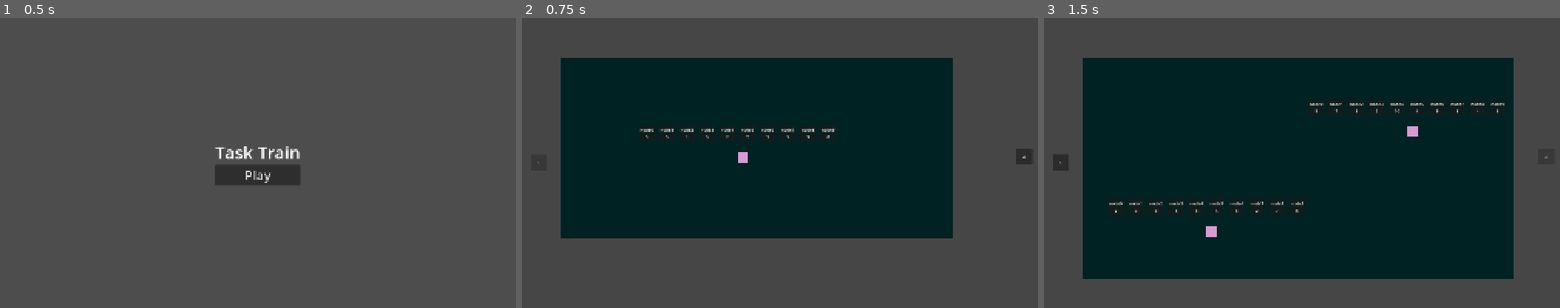
Above: before the commit, frames 1-3 (left to right).
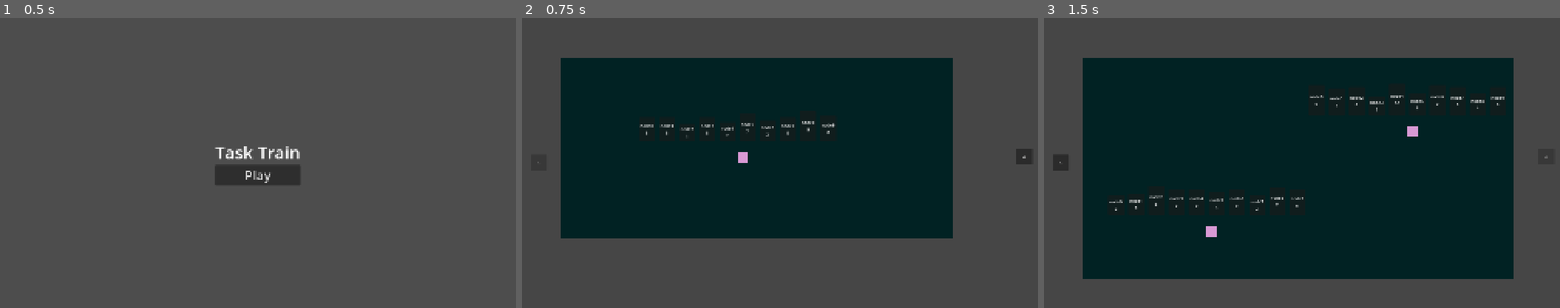
Above: after the commit, the same moments.

Repository: Nat00n/2026-UG-Project
Game: Godot game, scene res://scenes/StartMenu.tscn
Two runs of this game, one before a commit and one after it. Both use one fixed random seed, a clock stepped at 60 frames per second and the inputs below.
Inputs:
- Up to frame 1 (0.5 s): no input
- Up to frame 2 (0.75 s): click "Play" at 0.5 s
- Up to frame 3 (1.5 s): click "->" at 1.25 s

Frame 1 is identical in both runs. In frame 2, 0.5% of the frame differs, in the area x 22-61%, y 35-42%; in frame 3, 1.0%, in the area x 12-90%, y 26-68%.
Error in both runs: Invalid access to property or key 'pressed' on a base object of type 'null instance'. (res://scripts/main.gd:9)

Commit message:
variable shapes for array

Diff:
--- a/scenes/Interactable.tscn
+++ b/scenes/Interactable.tscn
@@ -28,6 +28,6 @@
 [node name="nodeDisplay" type="Control" parent="." unique_id=1863098277]
 layout_mode = 3
 anchors_preset = 0
-offset_top = -100.0
+offset_top = -160.0
 offset_right = 40.000023
-offset_bottom = -60.0
+offset_bottom = -120.0
--- a/scripts/interactable.gd
+++ b/scripts/interactable.gd
@@ -63,9 +63,12 @@
 
 	for i in range(dataNodes.size()):
 		var node = dataNodes[i]
+
+		var scaledHeight = (1.0 + node["value"] / 10.0 ) * cardHeight
+
 		var card = PanelContainer.new()
-		card.size = Vector2(cardWidth, cardHeight)
-		card.position = Vector2(startX + i * (cardWidth + cardGap), 0)
+		card.size = Vector2(cardWidth, scaledHeight)
+		card.position = Vector2(startX + i * (cardWidth + cardGap), 2.0 * cardHeight - scaledHeight)
 
 		var label = Label.new()
 		label.text = "%s\n%d" % [node["name"], node["value"]]
@@ -76,10 +79,7 @@
 		nodeDisplay.add_child(card)
 		cardNodes.append(card)
 
-	nodeDisplay.size = Vector2(
-		totalWidth,
-		cardHeight
-	)
+	nodeDisplay.size = Vector2(totalWidth, 2.0 * cardHeight)
 
 func _process(_delta):
 	var mouse = get_global_mouse_position()
@@ -145,9 +145,11 @@
 	var totalWidth = dataNodes.size() * (cardWidth + cardGap) - cardGap
 	var startX = -totalWidth / 2.0
 
-	# Target positions are just the slot positions — no world coords needed
-	var posA = Vector2(startX + i * (cardWidth + cardGap), 0)
-	var posB = Vector2(startX + j * (cardWidth + cardGap), 0)
+	var scaledHeightA = (1.0 + dataNodes[i]["value"] / 10.0) * cardHeight
+	var scaledHeightB = (1.0 + dataNodes[j]["value"] / 10.0) * cardHeight
+
+	var posA = Vector2(startX + i * (cardWidth + cardGap), 2.0 * cardHeight - scaledHeightA)
+	var posB = Vector2(startX + j * (cardWidth + cardGap), 2.0 * cardHeight - scaledHeightB)
 
 	# Lift swapping cards above others visually
 	cardA.z_index = 1
Not shown, changed: TaskTrain.pck
